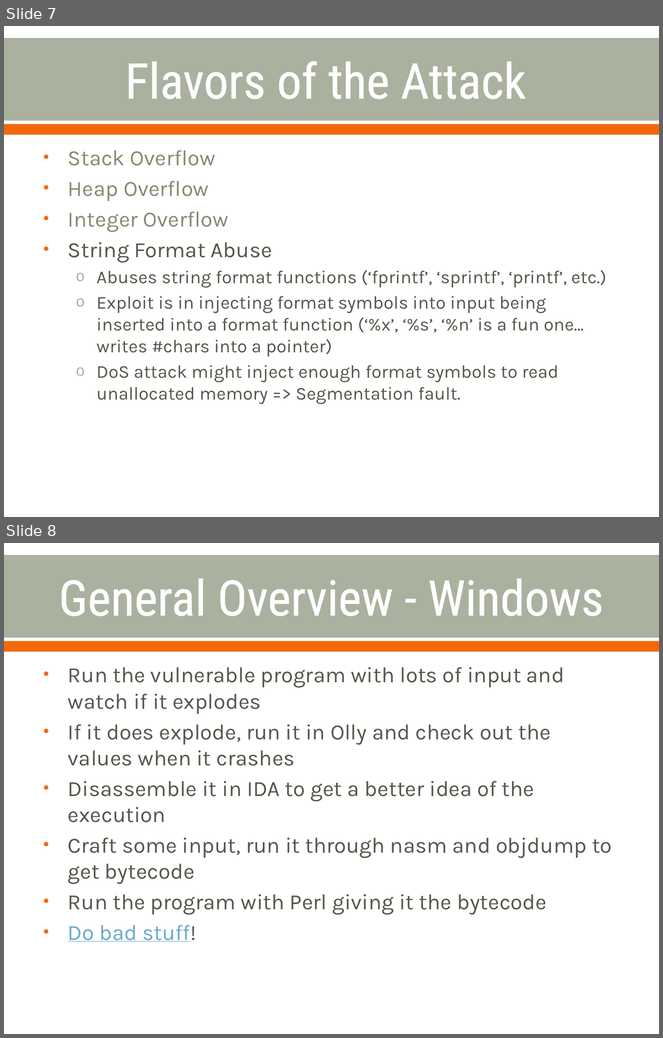
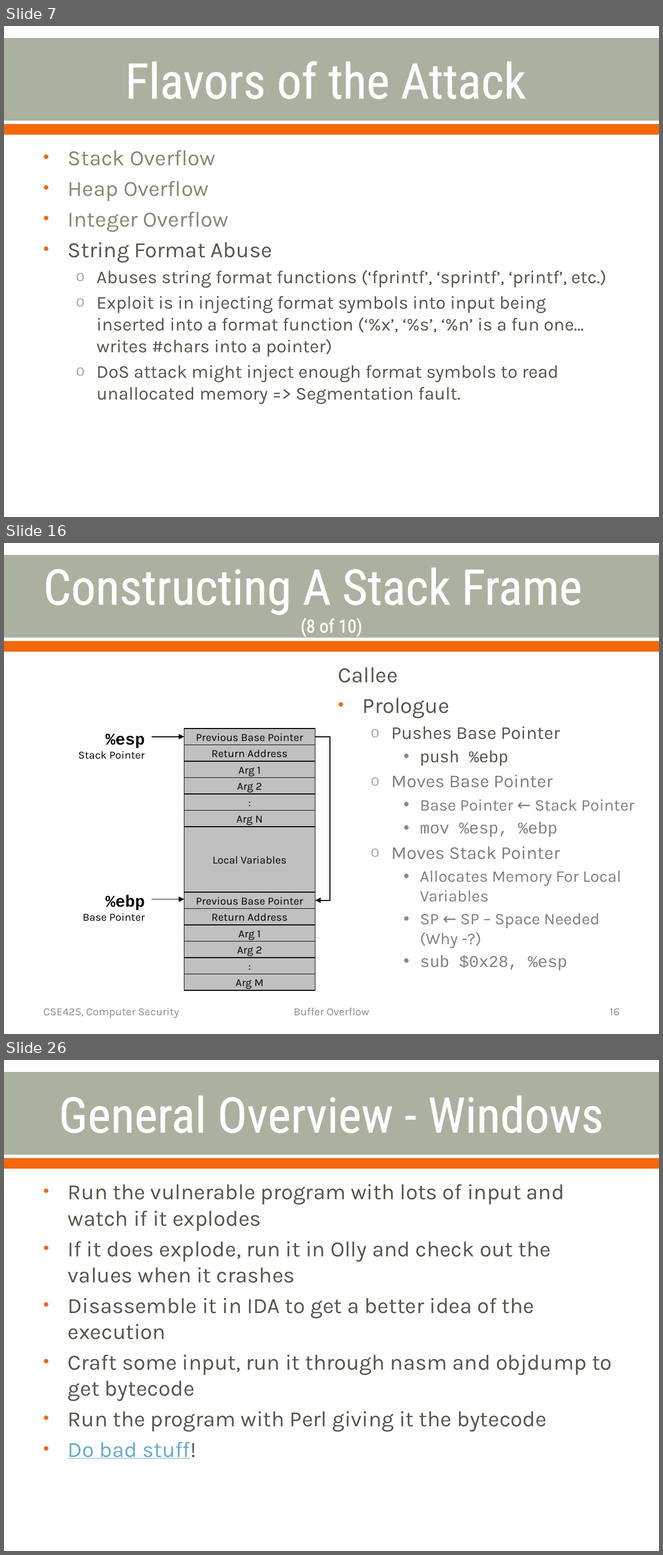
Before and after one commit to cornwe19/cse825, a slide deck: Buffer Overflow Attacks.pptx. Shown one above the other, each under a label of ours: slides 7 and 8 before the commit, slides 7, 16 and 26 after it; the slides between them are not shown. The pictures are 663x1038 and 663x1555 pixels, drawn with LibreOffice and Linux fonts; fonts in the diff are those of the drawing. Boxes give left, top, right and bottom in pixels: in the first picture for what was removed or moved away, otherwise in the second. Text is boxed around its words. In the diff, an @@ line names an element or a change of style, - is before the commit and + after.

```diff
--- a/Buffer Overflow Attacks.pptx
+++ b/Buffer Overflow Attacks.pptx
@@ slide 16 added at box(4, 543, 659, 1034), background #FFFFFF; not listed: 2 template elements that a slide beside it also shows @@
@@ title added at box(44, 567, 582, 637), 54 pt, text #FFFFFF @@
+Constructing A Stack Frame (8 of 10)
@@ text added at box(338, 667, 634, 971), 18 pt, text #808080 @@
+Callee
+• Prologue
+  o Pushes Base Pointer
+    • push %ebp
+  o Moves Base Pointer
+    • Base Pointer ← Stack Pointer
+    • mov %esp, %ebp
+  o Moves Stack Pointer
+    • Allocates Memory For Local Variables
+    • SP ← SP – Space Needed
+      (Why -?)
+    • sub $0x28, %esp
@@ group added at box(78, 729, 332, 991): 13 rectangles, 2 texts, 2 arrows, 1 elbow arrow @@
+Arg M
+:
+Arg 2
+Arg 1
+Return Address
+Previous Base Pointer
+Local Variables
+Arg N
+:
+Arg 2
+Arg 1
+Return Address
+Previous Base Pointer
+%esp
+Stack Pointer
+%ebp
+Base Pointer
@@ text added at box(44, 1008, 179, 1018), 12 pt, text #8C8C8C @@
+CSE425, Computer Security
@@ text added at box(294, 1008, 370, 1016), 12 pt, text #8C8C8C @@
+Buffer Overflow
@@ page number added at box(610, 1009, 620, 1016), 12 pt, text #8C8C8C @@
+16
@@ what was slide 8 is now slide 26 @@
```
Also in this commit, not shown: 17 other slides added.
